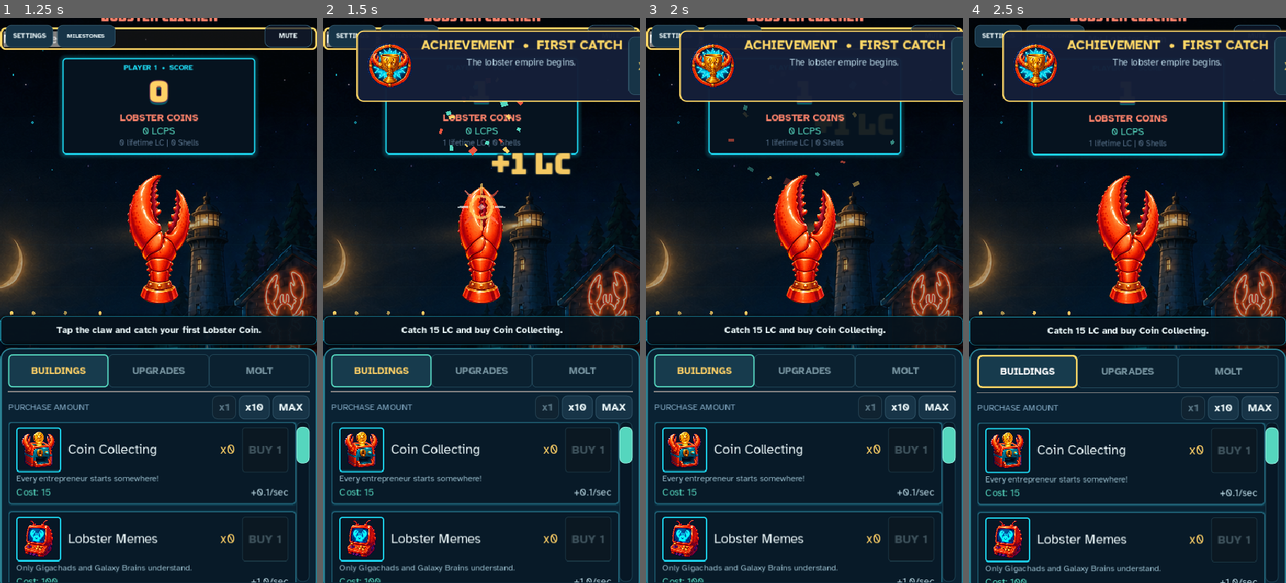
Above: before the commit, frames 1-4 (left to right).
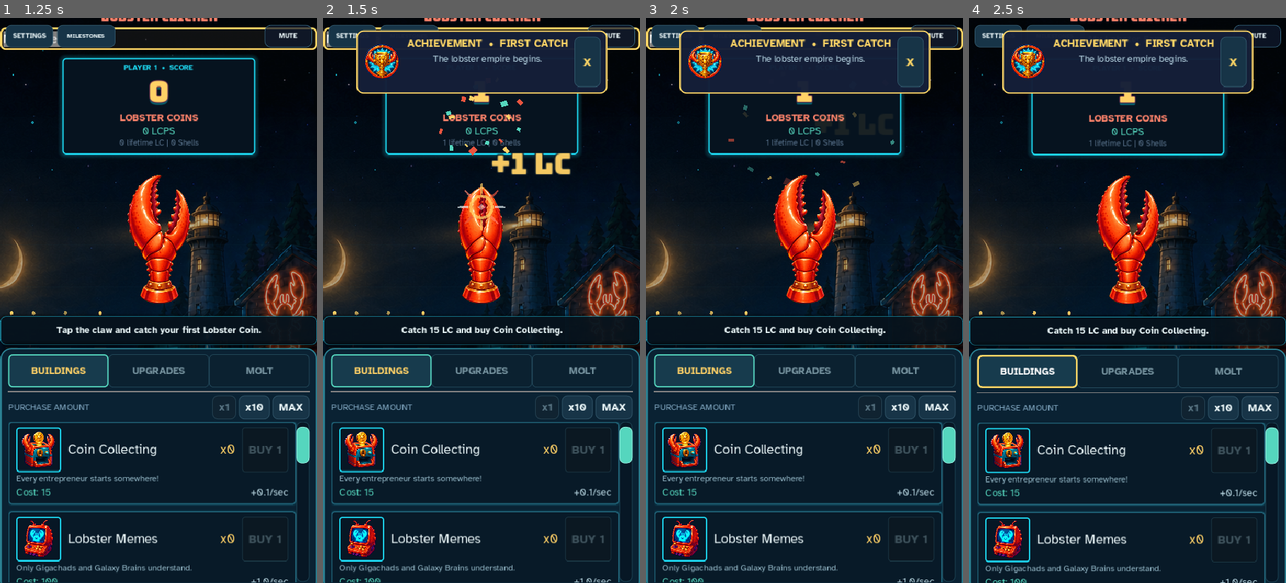
Above: after the commit, the same moments.

Repository: thecryptomasters/lobster-clicker
Game: Godot game, scene res://scenes/main.tscn
Two runs of this game, one before a commit and one after it. Both use one fixed random seed, a clock stepped at 60 frames per second and the inputs below.
Inputs (mouse positions are in pixels of both pictures, inside the frame that each line leads up to):
- Up to frame 1 (1.25 s): click "My Lobster Farm" at 0.5 s
- Up to frame 2 (1.5 s): click (481, 238) at 1.25 s
- Up to frame 3 (2 s): no input
- Up to frame 4 (2.5 s): click "BUILDINGS" at 2 s

Frame 1 is identical in both runs. In frame 2, 4.2% of the frame differs, in the area x 10-100%, y 2-15%; in frame 3, 4.2%; in frame 4, 4.2%.

Commit message:
Fix achievement toast on mobile

Diff:
--- a/scenes/main.gd
+++ b/scenes/main.gd
@@ -1243,13 +1243,14 @@
 func _build_toast(title: String, desc: String, icon: Texture2D) -> void:
 	if _toast_tween and _toast_tween.is_valid():
 		_toast_tween.kill()
+	var compact_toast := _get_real_width() < MOBILE_BREAKPOINT
 	_toast_panel = PanelContainer.new()
 	_toast_panel.name = "MilestonePopup"
 	_toast_panel.z_index = 100
 	_toast_panel.set_anchors_preset(Control.PRESET_CENTER_TOP)
 	var toast_width := minf(380.0, get_viewport_rect().size.x - 24.0)
 	_toast_panel.position = Vector2(-toast_width / 2.0, 18)
-	_toast_panel.custom_minimum_size = Vector2(toast_width, 108)
+	_toast_panel.custom_minimum_size = Vector2(toast_width, 96 if compact_toast else 108)
 	var style := StyleBoxFlat.new()
 	style.bg_color = Color(0.08, 0.12, 0.22, 0.97)
 	style.border_width_left = 2
@@ -1261,16 +1262,17 @@
 	style.corner_radius_top_right = 10
 	style.corner_radius_bottom_left = 10
 	style.corner_radius_bottom_right = 10
-	style.content_margin_left = 14.0
-	style.content_margin_right = 14.0
+	style.content_margin_left = 10.0 if compact_toast else 14.0
+	style.content_margin_right = 10.0 if compact_toast else 14.0
 	style.content_margin_top = 10.0
 	style.content_margin_bottom = 10.0
 	_toast_panel.add_theme_stylebox_override("panel", style)
 	var row := HBoxContainer.new()
-	row.add_theme_constant_override("separation", 10)
+	row.size_flags_horizontal = Control.SIZE_EXPAND_FILL
+	row.add_theme_constant_override("separation", 6 if compact_toast else 10)
 	var icon_rect := TextureRect.new()
 	icon_rect.texture = icon
-	icon_rect.custom_minimum_size = Vector2(74, 74)
+	icon_rect.custom_minimum_size = Vector2(58, 58) if compact_toast else Vector2(74, 74)
 	icon_rect.expand_mode = TextureRect.EXPAND_IGNORE_SIZE
 	icon_rect.stretch_mode = TextureRect.STRETCH_KEEP_ASPECT_CENTERED
 	icon_rect.mouse_filter = Control.MOUSE_FILTER_IGNORE
@@ -1280,9 +1282,11 @@
 	var title_label := Label.new()
 	title_label.text = title
 	title_label.horizontal_alignment = HORIZONTAL_ALIGNMENT_CENTER
+	title_label.autowrap_mode = TextServer.AUTOWRAP_WORD_SMART
+	title_label.size_flags_horizontal = Control.SIZE_EXPAND_FILL
 	title_label.add_theme_font_override("font", UiBoldFont)
 	title_label.add_theme_color_override("font_color", Color("#ffd766"))
-	title_label.add_theme_font_size_override("font_size", 20)
+	title_label.add_theme_font_size_override("font_size", 16 if compact_toast else 20)
 	var desc_label := Label.new()
 	desc_label.text = desc
 	desc_label.horizontal_alignment = HORIZONTAL_ALIGNMENT_CENTER
@@ -1296,7 +1300,7 @@
 	close_button.name = "CloseMilestoneButton"
 	close_button.text = "X"
 	close_button.tooltip_text = "Close milestone"
-	close_button.custom_minimum_size = Vector2(44, 44)
+	close_button.custom_minimum_size = Vector2(40, 40) if compact_toast else Vector2(44, 44)
 	close_button.focus_mode = Control.FOCUS_ALL
 	close_button.add_theme_font_override("font", UiBoldFont)
 	close_button.add_theme_font_size_override("font_size", 18)
--- a/tests/run_tests.gd
+++ b/tests/run_tests.gd
@@ -415,6 +415,8 @@
 	var milestone_popup = main_ui.find_child("MilestonePopup", false, false)
 	_expect(milestone_popup != null, "earned milestones remain visible as a readable popup")
 	if milestone_popup:
+		await get_tree().process_frame
+		_expect(milestone_popup.size.x <= main_ui.get_viewport_rect().size.x - 24.0 + 0.5, "milestone popup stays inside the narrow viewport")
 		var close_milestone_button = milestone_popup.find_child("CloseMilestoneButton", true, false)
 		_expect(close_milestone_button is Button, "milestone popup provides a large explicit close button")
 		if close_milestone_button:
Not shown, changed: export/index.html
Not shown, changed: export/index.pck
